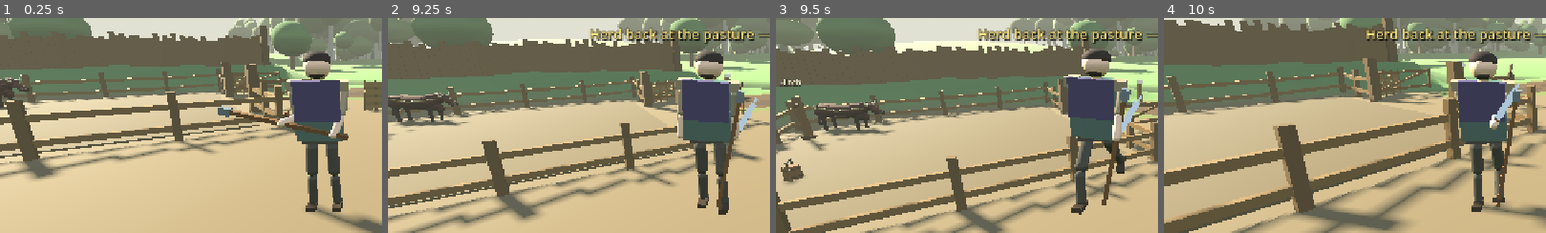
Above: before the commit, frames 1-4 (left to right).
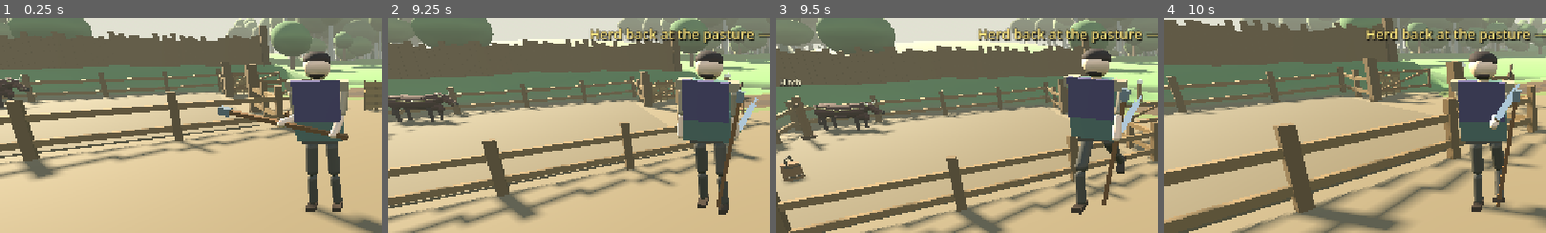
Above: after the commit, the same moments.

Repository: fortins4/devPlayground
Game: Godot game, scene res://scenes/prologue/opening_cattle_drive.tscn
The game is run twice, just before and just after one commit, with the same random seed, the same clock (stepped at 60 frames per second) and the same inputs. This scene is started directly instead of the project's main scene.
Inputs (mouse positions are % of the whole screen's width and height, from its top left):
- Up to frame 1 (0.25 s): no input
- Up to frame 2 (9.25 s): tap Enter at 0.5 s; move the mouse to (55, 50) at 0.52 s; hold Right mouse button (attack_heavy) 0.53-1.28 s; hold W (move_forward) 0.53-5.78 s; click (55, 50) at 0.67 s; tap Space (jump) at 0.77, 1.52, 2.75, 3.02, 3.77, 4.52, 6.02, 6.77, 7.52, 9.02 s; move the mouse to (45, 50) at 1.27 s; click (45, 50) at 1.35 s; move the mouse to (52, 48) at 2.02 s; hold H (band_toggle) 2.03-2.78 s; move the mouse to (49, 52) at 2.77 s; tap Ctrl (crouch) at 2.85 s; click (49, 52) at 2.92 s; move the mouse to (57, 51) at 3.52 s; hold Q (cycle_weapon) 3.53-4.28 s; move the mouse to (42, 49) at 4.27 s; tap E (interact) at 4.35 s; move the mouse to (51, 50) at 5.02 s; hold Shift (sprint) 5.03-5.78 s; click (51, 50) at 5.17 s; move the mouse to (46, 48) at 5.77 s; hold D (move_right) 5.78-6.53 s; tap 3 (weapon_goad) at 5.85 s; move the mouse to (55, 50) at 6.52 s; hold 1 (weapon_hatchet) 6.53-7.28 s; hold W (move_forward) 6.53-8.78 s; move the mouse to (45, 50) at 7.27 s; tap 2 (weapon_knife) at 7.35 s; click (45, 50) at 7.42 s; move the mouse to (52, 48) at 8.02 s; tap R at 8.1 s; move the mouse to (49, 52) at 8.77 s; hold A (move_left) from 8.78 s (still down); tap T at 8.85 s
- Up to frame 3 (9.5 s): keep holding A (move_left)
- Up to frame 4 (10 s): move the mouse to (57, 51) at 9.52 s; release A (move_left) at 9.53 s; hold W (move_forward) from 9.53 s (still down); tap Delete at 9.6 s; click (57, 51) at 9.67 s; tap Space (jump) at 9.77 s
The pictures show only the part of the screen within x 0-50%, y 22-72%; the shares and areas given below are measured in that part.

Frames 1-2 are identical in both runs. In frame 3, 0.2% of the frame differs, in the area x 1-8%, y 64-77%; in frame 4, nothing differs.

Commit message:
Bucket: 0.36 m tall ~15 L stave bucket (0.32/0.30 m), grip re-fit to clear the knees by 3 cm, lower swing lift

Diff:
--- a/scripts/characters/player/player_controller.gd
+++ b/scripts/characters/player/player_controller.gd
@@ -4340,7 +4340,7 @@
 ## a little forward, and the load hangs below the hands. Setting it down / pouring lets go and
 ## the existing draw brings the goad back. Grip in the Visual frame (−Z forward, y up, feet 0):
 ## far enough out and high enough that the hanging bucket clears the thighs on the loaded stride.
-const LOAD_GRIP := Vector3(0.0, 1.06, -0.34)
+const LOAD_GRIP := Vector3(0.0, 1.12, -0.38)
 const LOAD_GRIP_HALF := 0.06 ## hands either side of the handle centre
 const LOAD_UPPER_LEN := 0.30 ## shoulder → elbow (kerne rig)
 const LOAD_FORE_LEN := 0.24 ## elbow → grip (palm on the bail)
--- a/scripts/characters/shared/kerne_locomotion.gd
+++ b/scripts/characters/shared/kerne_locomotion.gd
@@ -42,7 +42,7 @@
 const CARRY_FRONT := 0.43
 const CARRY_TOE := 0.15 ## ankle → toe pivot (m)
 const CARRY_HEEL_RISE := 0.05
-const CARRY_LIFT := 0.05
+const CARRY_LIFT := 0.035
 const CARRY_LEG_REACH := 0.83
 const CARRY_KNEE_SOFT := 0.055 ## stance-knee flex at mid-stance (hip below straight-leg height)
 const CARRY_LEAN_DEG := 7.0
--- a/scripts/prologue/opening_bucket_trough_chore.gd
+++ b/scripts/prologue/opening_bucket_trough_chore.gd
@@ -17,9 +17,9 @@
 ## Where the emptied bucket is left after the pour: on the yard side of the trough rail, at the
 ## trough's west end (reachable ground, clear of the hitch post and the pour spot).
 const BUCKET_SETDOWN := Vector3(7.0, 0.0, 1.8)
-## Period stave bucket: 0.30 m across, 0.30 m tall, ~11 L carried (~12 kg full).
-## Carried: bail bar (0.26 up, 0.03 thick) sits in the palms → bucket origin this far below the grip.
-const HANDLE_TO_ORIGIN := 0.28
+## Period stave bucket: 0.32 m across the base (0.30 rim), 0.36 m tall, ~15 L carried (~17 kg full).
+## Carried: bail bar (0.31 up, 0.03 thick) sits in the palms → bucket origin this far below the grip.
+const HANDLE_TO_ORIGIN := 0.325
 const Terrain := preload("res://scripts/prologue/opening_terrain.gd")
 
 const C_WOOD := Color(0.42, 0.30, 0.18)
@@ -219,7 +219,7 @@
 		_carried.visible = false
 	# The emptied bucket is set down on the ground at the trough's west end.
 	if _world_bucket:
-		_world_bucket.position = Vector3(BUCKET_SETDOWN.x, Terrain.surface_y(BUCKET_SETDOWN.x, BUCKET_SETDOWN.z) + 0.15, BUCKET_SETDOWN.z)
+		_world_bucket.position = Vector3(BUCKET_SETDOWN.x, Terrain.surface_y(BUCKET_SETDOWN.x, BUCKET_SETDOWN.z) + 0.18, BUCKET_SETDOWN.z)
 		_world_bucket.visible = true
 	if _trough_water:
 		_trough_water.visible = true
@@ -232,7 +232,7 @@
 	_state = BucketState.NONE
 	_set_carrying(false)
 	if _world_bucket:
-		_world_bucket.position = BUCKET_SPAWN + Vector3(0.0, 0.22, 0.0)
+		_world_bucket.position = BUCKET_SPAWN + Vector3(0.0, 0.25, 0.0)
 		_world_bucket.visible = true
 	if _carried:
 		_carried.visible = false
@@ -244,7 +244,7 @@
 
 func _build_props() -> void:
 	_world_bucket = _make_bucket_mesh("WorldBucket", false)
-	_world_bucket.position = BUCKET_SPAWN + Vector3(0.0, 0.22, 0.0)
+	_world_bucket.position = BUCKET_SPAWN + Vector3(0.0, 0.25, 0.0)
 	add_child(_world_bucket)
 
 	_trough = Node3D.new()
@@ -277,16 +277,16 @@
 	var root := Node3D.new()
 	root.name = node_name
 	var body_col := C_WOOD if not full else C_EMPTY_TINT.lerp(C_WATER_FULL, 0.15)
-	# Staves taper slightly to the rim (0.28 top, 0.30 base), two hoops.
-	_mesh_cyl(root, Vector3(0.0, 0.0, 0.0), 0.14, 0.15, 0.30, body_col)
-	_mesh_cyl(root, Vector3(0.0, 0.09, 0.0), 0.148, 0.148, 0.025, C_BAND)
-	_mesh_cyl(root, Vector3(0.0, -0.09, 0.0), 0.153, 0.153, 0.025, C_BAND)
-	# Bail handle: lugs on two long staves, a bar 0.11 m over the rim.
-	_mesh_box(root, Vector3(0.0, 0.26, 0.0), Vector3(0.30, 0.03, 0.03), C_BAND)
-	_mesh_box(root, Vector3(-0.135, 0.19, 0.0), Vector3(0.03, 0.14, 0.03), C_BAND)
-	_mesh_box(root, Vector3(0.135, 0.19, 0.0), Vector3(0.03, 0.14, 0.03), C_BAND)
-	# ~80 % full (inner r 0.13, ~0.21 deep ≈ 11 L): headroom against slopping.
-	var water := _mesh_cyl(root, Vector3(0.0, 0.07, 0.0), 0.13, 0.13, 0.06, C_WATER_FULL)
+	# Staves taper slightly to the rim (0.30 top, 0.32 base), two hoops.
+	_mesh_cyl(root, Vector3(0.0, 0.0, 0.0), 0.15, 0.16, 0.36, body_col)
+	_mesh_cyl(root, Vector3(0.0, 0.11, 0.0), 0.158, 0.158, 0.028, C_BAND)
+	_mesh_cyl(root, Vector3(0.0, -0.11, 0.0), 0.163, 0.163, 0.028, C_BAND)
+	# Bail handle: lugs on two long staves, a bar 0.13 m over the rim.
+	_mesh_box(root, Vector3(0.0, 0.31, 0.0), Vector3(0.32, 0.03, 0.03), C_BAND)
+	_mesh_box(root, Vector3(-0.145, 0.225, 0.0), Vector3(0.03, 0.17, 0.03), C_BAND)
+	_mesh_box(root, Vector3(0.145, 0.225, 0.0), Vector3(0.03, 0.17, 0.03), C_BAND)
+	# ~80 % full (inner r ≈ 0.135, 0.33 inner depth ≈ 19 L; water 0.26 deep ≈ 15 L).
+	var water := _mesh_cyl(root, Vector3(0.0, 0.08, 0.0), 0.14, 0.14, 0.06, C_WATER_FULL)
 	water.name = "Water"
 	water.visible = full
 	return root
